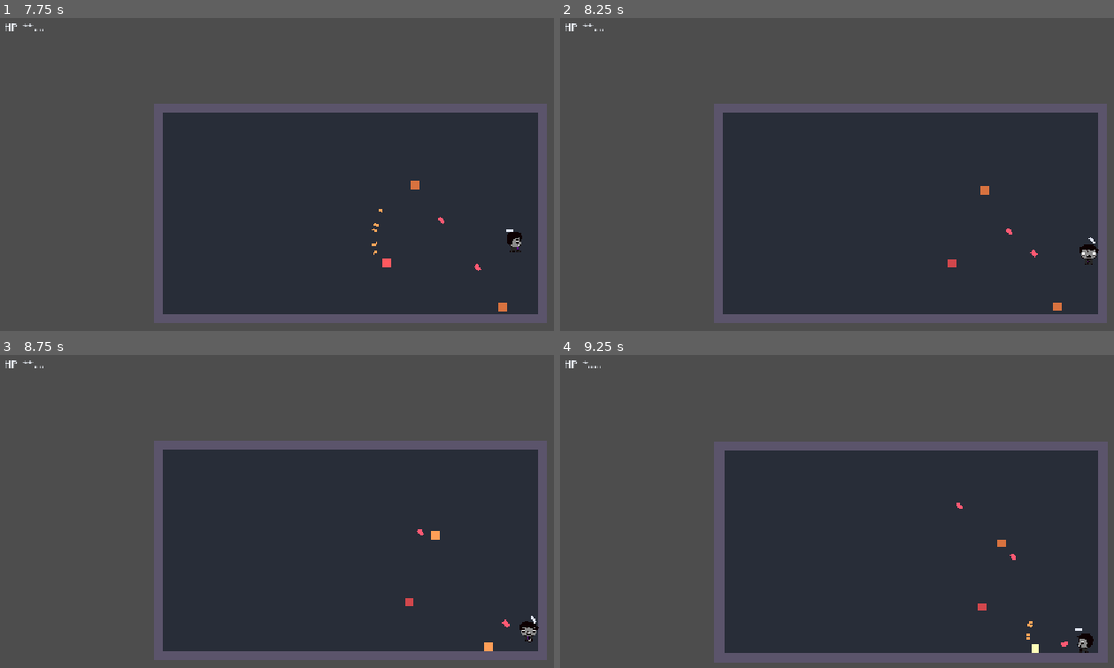
Above: before the commit, frames 1-4 (two rows, left to right).
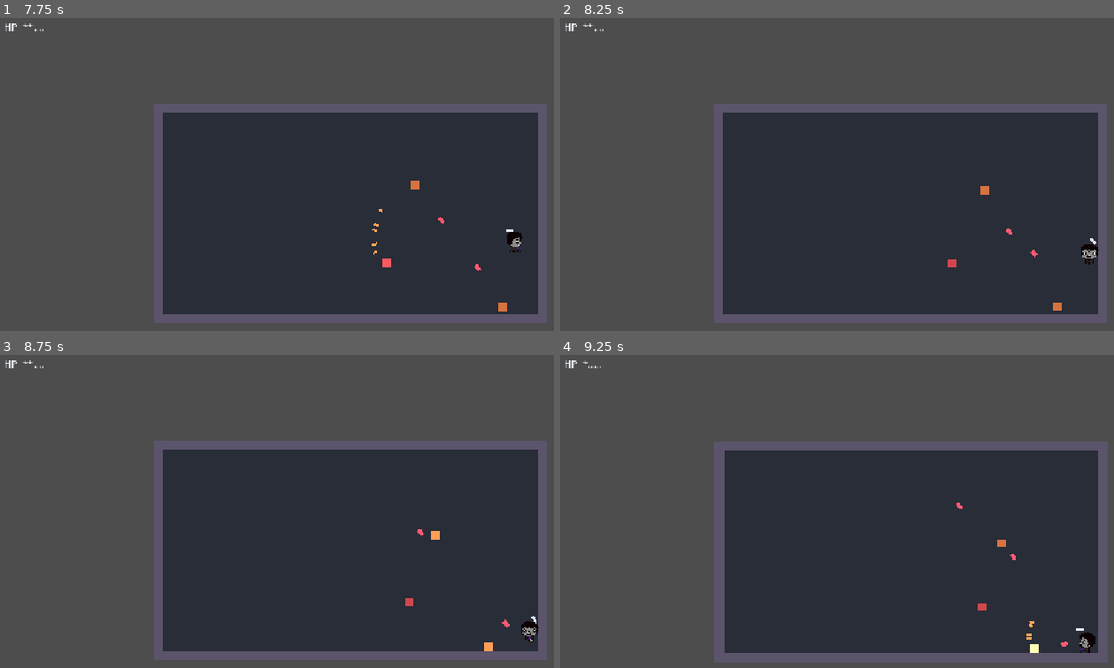
Above: after the commit, the same moments.

Repository: Jason-Carmona/MonsterGirlActionGameProject
Game: Godot game, scene res://scenes/world.tscn
Two runs of this game, one before a commit and one after it. Both use one fixed random seed, a clock stepped at 60 frames per second and the inputs below.
Inputs (mouse positions are in pixels of both pictures, inside the frame that each line leads up to):
- Up to frame 1 (7.75 s): move the mouse to (504, 193) at 0.52 s; press the mouse at (504, 193) at 0.53 s; hold D (walk_right) 0.53-1.28 s; move the mouse to (210, 233) at 1.27 s; release the mouse at (210, 233) at 1.28 s; hold S (walk_down) 1.28-2.03 s; click (210, 233) at 1.35 s; move the mouse to (421, 124) at 2.02 s; press the mouse at (421, 124) at 2.03 s; hold D (walk_right) 2.03-2.78 s; move the mouse to (315, 293) at 2.77 s; release the mouse at (315, 293) at 2.78 s; hold W (walk_up) 2.78-3.53 s; click (315, 293) at 2.85 s; move the mouse to (outside the picture) at 3.52 s; press the mouse at (outside the picture) at 3.53 s; hold A (walk_left) 3.53-5.03 s; move the mouse to (138, 152) at 4.27 s; release the mouse at (138, 152) at 4.28 s; click (138, 152) at 4.35 s; move the mouse to (387, 212) at 5.02 s; press the mouse at (387, 212) at 5.03 s; hold S (walk_down) 5.03-5.78 s; move the mouse to (243, 115) at 5.77 s; release the mouse at (243, 115) at 5.78 s; hold D (walk_right) 5.78-6.53 s; click (243, 115) at 5.85 s; move the mouse to (504, 193) at 6.52 s; press the mouse at (504, 193) at 6.53 s; hold W (walk_up) 6.53-7.28 s; move the mouse to (210, 233) at 7.27 s; release the mouse at (210, 233) at 7.28 s; hold D (walk_right) from 7.28 s (still down); click (210, 233) at 7.35 s
- Up to frame 2 (8.25 s): move the mouse to (981, 124) at 8.02 s; release D (walk_right) at 8.03 s; press the mouse at (981, 124) at 8.03 s; hold S (walk_down) from 8.03 s (still down)
- Up to frame 3 (8.75 s): keep holding S (walk_down)
- Up to frame 4 (9.25 s): move the mouse to (875, 630) at 8.77 s; release S (walk_down) at 8.78 s; release the mouse at (875, 630) at 8.78 s; hold A (walk_left) from 8.78 s (still down); click (875, 630) at 8.85 s

Frame 1 is identical in both runs. In frame 2, less than 0.1% of the frame differs, in the area x 93-98%, y 70-79%; in frame 3, less than 0.1%; in frame 4, 0.1%, in the area x 81-97%, y 64-96%.

Commit message:
Test Textbox created

Diff:
--- a/monstergirlproject/resources/enemy_pistol.tres
+++ b/monstergirlproject/resources/enemy_pistol.tres
@@ -1,14 +1,11 @@
-[gd_resource type="Resource" script_class="Weapon" load_steps=2 format=3]
+[gd_resource type="Resource" script_class="Weapon" format=3 uid="uid://bxvweevco8fgj"]
 
-[ext_resource type="Script" path="res://scripts/weapon.gd" id="1_weapon"]
+[ext_resource type="Script" uid="uid://bsq2h0hnfuqy" path="res://scripts/weapon.gd" id="1_weapon"]
 
 [resource]
 script = ExtResource("1_weapon")
 display_name = "Enemy Pistol"
-damage = 1
 shots_per_second = 0.8
-auto_fire = true
-projectile_count = 1
 spread_degrees = 6.0
 projectile_speed = 150.0
 projectile_range = 500.0
--- a/monstergirlproject/resources/pistol.tres
+++ b/monstergirlproject/resources/pistol.tres
@@ -1,19 +1,7 @@
-[gd_resource type="Resource" script_class="Weapon" load_steps=2 format=3]
+[gd_resource type="Resource" script_class="Weapon" format=3 uid="uid://b2dh2gn3luhpn"]
 
-[ext_resource type="Script" path="res://scripts/weapon.gd" id="1_weapon"]
+[ext_resource type="Script" uid="uid://bsq2h0hnfuqy" path="res://scripts/weapon.gd" id="1_weapon"]
 
 [resource]
 script = ExtResource("1_weapon")
-display_name = "Pistol"
-damage = 1
-shots_per_second = 5.0
-auto_fire = true
-projectile_count = 1
-spread_degrees = 3.0
-projectile_speed = 380.0
-projectile_range = 420.0
-projectile_radius = 3.0
-projectile_color = Color(1, 0.9, 0.4, 1)
-knockback = 90.0
-recoil = 70.0
 screen_shake = 0.2
--- a/monstergirlproject/resources/shotgun.tres
+++ b/monstergirlproject/resources/shotgun.tres
@@ -1,11 +1,10 @@
-[gd_resource type="Resource" script_class="Weapon" load_steps=2 format=3]
+[gd_resource type="Resource" script_class="Weapon" format=3 uid="uid://dvhok5po88lc3"]
 
-[ext_resource type="Script" path="res://scripts/weapon.gd" id="1_weapon"]
+[ext_resource type="Script" uid="uid://bsq2h0hnfuqy" path="res://scripts/weapon.gd" id="1_weapon"]
 
 [resource]
 script = ExtResource("1_weapon")
 display_name = "Shotgun"
-damage = 1
 shots_per_second = 1.4
 auto_fire = false
 projectile_count = 6
--- a/monstergirlproject/scenes/player.tscn
+++ b/monstergirlproject/scenes/player.tscn
@@ -404,7 +404,7 @@
 }]
 
 [sub_resource type="RectangleShape2D" id="Rect_body"]
-size = Vector2(26, 31)
+size = Vector2(25, 31)
 
 [node name="Player" type="CharacterBody2D" unique_id=2137809458 groups=["player"]]
 collision_mask = 12
@@ -422,7 +422,7 @@
 polygon = PackedVector2Array(-6, -8, 6, -8, 6, 8, -6, 8)
 
 [node name="CollisionShape2D" type="CollisionShape2D" parent="." unique_id=421567696]
-position = Vector2(0, 5.5)
+position = Vector2(-0.5, 5.5)
 shape = SubResource("Rect_body")
 
 [node name="Hurtbox" type="Area2D" parent="." unique_id=1664579705]
--- /dev/null
+++ b/monstergirlproject/scenes/textbox.tscn
@@ -0,0 +1,79 @@
+[gd_scene format=3 uid="uid://bmfvibeow3gik"]
+
+[ext_resource type="Texture2D" uid="uid://dui6h53gt80dw" path="res://textures/mgg_textbox.png" id="1_nyk3b"]
+[ext_resource type="Texture2D" uid="uid://bnbvuvh1wwpql" path="res://textures/mmg_next_button.png" id="2_3xmdk"]
+
+[sub_resource type="StyleBoxTexture" id="StyleBoxTexture_oxrm1"]
+texture = ExtResource("1_nyk3b")
+
+[sub_resource type="SystemFont" id="SystemFont_dn5yd"]
+
+[sub_resource type="Theme" id="Theme_dn5yd"]
+default_font = SubResource("SystemFont_dn5yd")
+default_font_size = 32
+Panel/styles/panel = SubResource("StyleBoxTexture_oxrm1")
+RichTextLabel/colors/font_outline_color = Color(0.49153185, 0.7934113, 0.80643576, 1)
+RichTextLabel/constants/outline_size = 10
+
+[sub_resource type="StyleBoxTexture" id="StyleBoxTexture_q047a"]
+
+[sub_resource type="StyleBoxTexture" id="StyleBoxTexture_4cxdm"]
+texture = ExtResource("2_3xmdk")
+modulate_color = Color(0.19460446, 0.7195922, 9.62615e-07, 1)
+
+[sub_resource type="StyleBoxTexture" id="StyleBoxTexture_dn5yd"]
+texture = ExtResource("2_3xmdk")
+modulate_color = Color(0.0011185842, 0.0011185842, 0.0011185842, 0.34901962)
+
+[node name="Textbox" type="CanvasLayer" unique_id=309299078]
+
+[node name="Dialog" type="MarginContainer" parent="." unique_id=1181411911]
+anchors_preset = 7
+anchor_left = 0.5
+anchor_top = 1.0
+anchor_right = 0.5
+anchor_bottom = 1.0
+offset_left = -575.0
+offset_top = -266.0
+offset_right = 573.0
+offset_bottom = -2.0
+grow_horizontal = 2
+grow_vertical = 0
+
+[node name="Panel" type="Panel" parent="Dialog" unique_id=2034437918]
+layout_mode = 2
+theme = SubResource("Theme_dn5yd")
+
+[node name="Continue" type="Button" parent="Dialog/Panel" unique_id=1891068083]
+layout_mode = 1
+anchors_preset = 3
+anchor_left = 1.0
+anchor_top = 1.0
+anchor_right = 1.0
+anchor_bottom = 1.0
+offset_left = -72.0
+offset_top = -72.0
+offset_right = -8.0
+offset_bottom = -8.0
+grow_horizontal = 0
+grow_vertical = 0
+theme_override_styles/normal = SubResource("StyleBoxTexture_q047a")
+theme_override_styles/hover = SubResource("StyleBoxTexture_4cxdm")
+theme_override_styles/disabled = SubResource("StyleBoxTexture_dn5yd")
+icon = ExtResource("2_3xmdk")
+
+[node name="VBoxContainer" type="VBoxContainer" parent="Dialog/Panel" unique_id=1124772097]
+layout_mode = 0
+offset_left = 29.0
+offset_top = 9.0
+offset_right = 1119.0
+offset_bottom = 251.0
+
+[node name="Speaker" type="Label" parent="Dialog/Panel/VBoxContainer" unique_id=2009364588]
+layout_mode = 2
+text = "Poop-Sama"
+
+[node name="Dialogue" type="RichTextLabel" parent="Dialog/Panel/VBoxContainer" unique_id=1385175934]
+layout_mode = 2
+text = "Hiii its super duper nice to meet you im poop-sama. Pleased to be at your service. Would you like to come in to my store and buy some of my wares? Im sure they would be super beneficial to you in your travels.  : )_"
+fit_content = true
--- a/monstergirlproject/scripts/game.gd
+++ b/monstergirlproject/scripts/game.gd
@@ -1,7 +1,6 @@
 extends Node
 
 ## Autoloaded as `Game` — global helpers available from any script.
-
 const PROJECTILE := preload("res://scenes/projectile.tscn")
 
 
--- /dev/null
+++ b/monstergirlproject/scripts/textbox.gd
@@ -0,0 +1,19 @@
+extends Node
+
+@onready var _speaker : Label = $MarginContainer/Panel/VBoxContainer/Speaker
+@onready var _dialogue: RichTextLabel = $MarginContainer/Panel/VBoxContainer/Dialogue
+
+func display_line(speaker : String, line = String):
+	_speaker.visible = (speaker != "")
+	_speaker.text = speaker
+	_dialogue.text = line
+	open()
+
+func open():
+	visible = true
+
+func close():
+	visible = false
+
+func _on_continue_pressed:
+	close()
Not shown, added: monstergirlproject/scripts/textbox.gd.uid
Binary file added: monstergirlproject/textures/mgg_textbox.png
Not shown, added: monstergirlproject/textures/mgg_textbox.png.import
Binary file added: monstergirlproject/textures/mmg_next_button.png
Not shown, changed: monstergirlproject/textures/mmg_next_button.png.import
